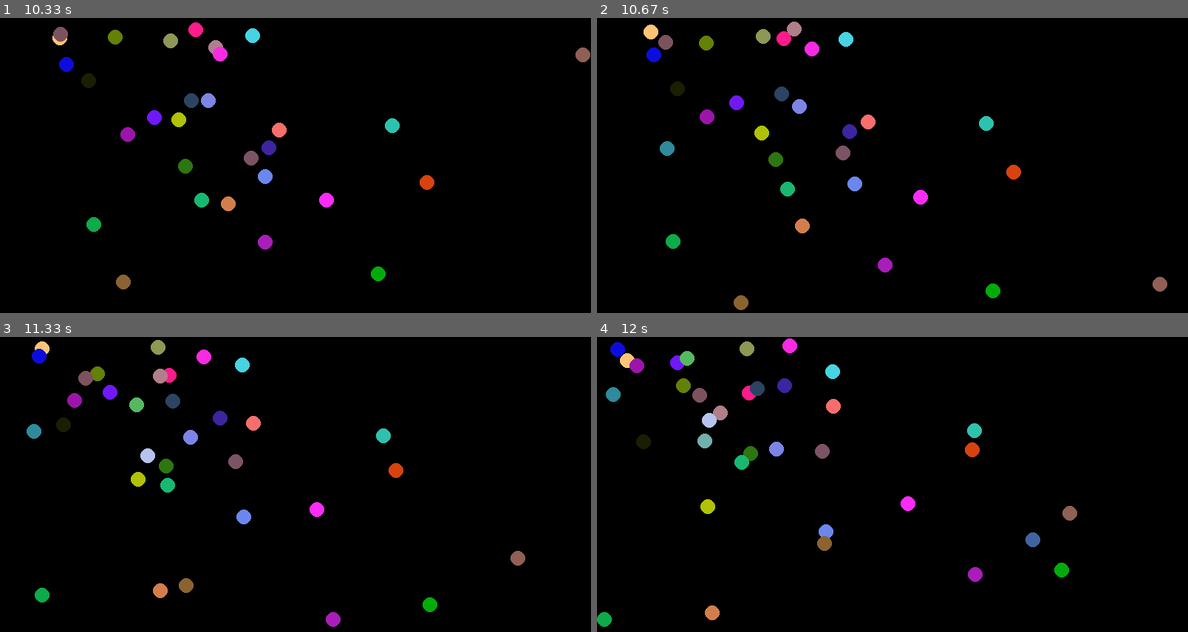
Above: before the commit, frames 1-4 (two rows, left to right).
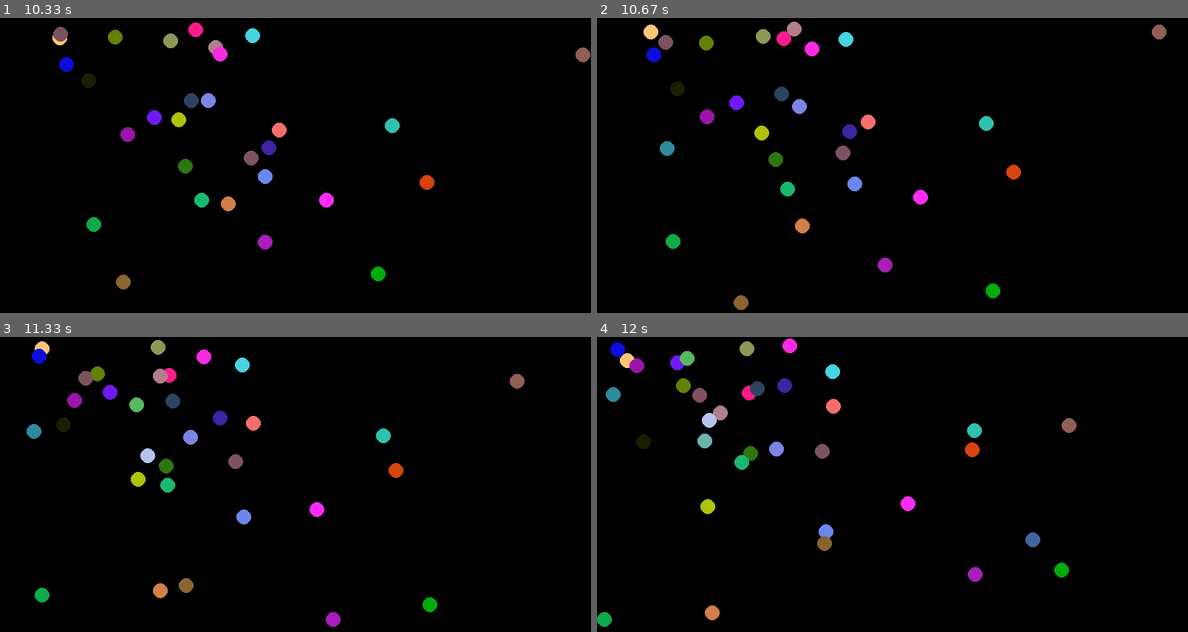
Above: after the commit, the same moments.

Repository: roman-shein/pygame_lesson_3
Game: pygame game, started from Шарики.py
Same seed, same stepped clock (60 frames per second), same inputs: the game is played once before the commit and once after it.
Inputs (mouse positions are in pixels of both pictures, inside the frame that each line leads up to):
- Up to frame 1 (10.33 s): click (295, 165) at 0.38 s; click (76, 136) at 0.72 s; click (319, 200) at 1.05 s; click (94, 236) at 1.38 s; click (449, 56) at 1.72 s; click (514, 265) at 2.05 s; click (348, 88) at 2.38 s; click (248, 147) at 2.72 s; click (395, 271) at 3.05 s; click (378, 203) at 3.38 s; click (437, 165) at 3.72 s; click (171, 147) at 4.05 s; click (153, 209) at 4.38 s; click (94, 156) at 4.72 s; click (283, 265) at 5.05 s; click (407, 256) at 5.38 s; click (177, 53) at 5.72 s; click (295, 59) at 6.05 s; click (171, 171) at 6.38 s; click (472, 88) at 6.72 s; click (301, 209) at 7.05 s; click (378, 209) at 7.38 s; click (265, 271) at 7.72 s; click (413, 147) at 8.05 s; click (224, 136) at 8.38 s; click (478, 230) at 8.72 s; click (242, 74) at 9.05 s; click (313, 192) at 9.38 s; click (183, 144) at 9.72 s; click (212, 209) at 10.05 s
- Up to frame 2 (10.67 s): click (679, 162) at 10.38 s
- Up to frame 3 (11.33 s): click (177, 446) at 10.72 s; click (159, 469) at 11.05 s
- Up to frame 4 (12 s): click (738, 475) at 11.38 s; click (1052, 558) at 11.72 s

Frame 1 is identical in both runs. In frame 2, 0.2% of the frame differs, in the area x 93-97%, y 2-93%; in frame 3, 0.2%; in frame 4, 0.2%.

Commit message:
Перетаскивание

Diff:
--- a/Шарики.py
+++ b/Шарики.py
@@ -39,7 +39,7 @@
                 y = r
             if x + r >= width:
                 dx = -1
-                y = width - r
+                x = width - r
             if y + r >= height:
                 dy = -1
                 y = height - r
